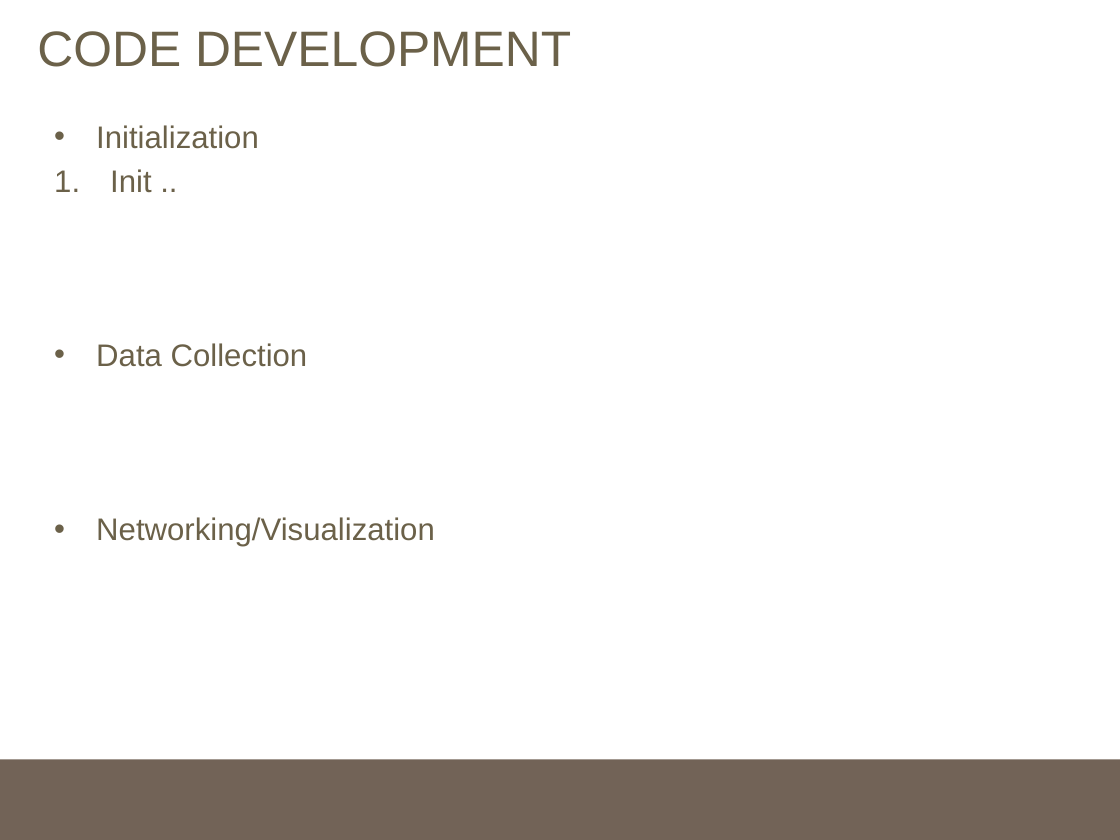
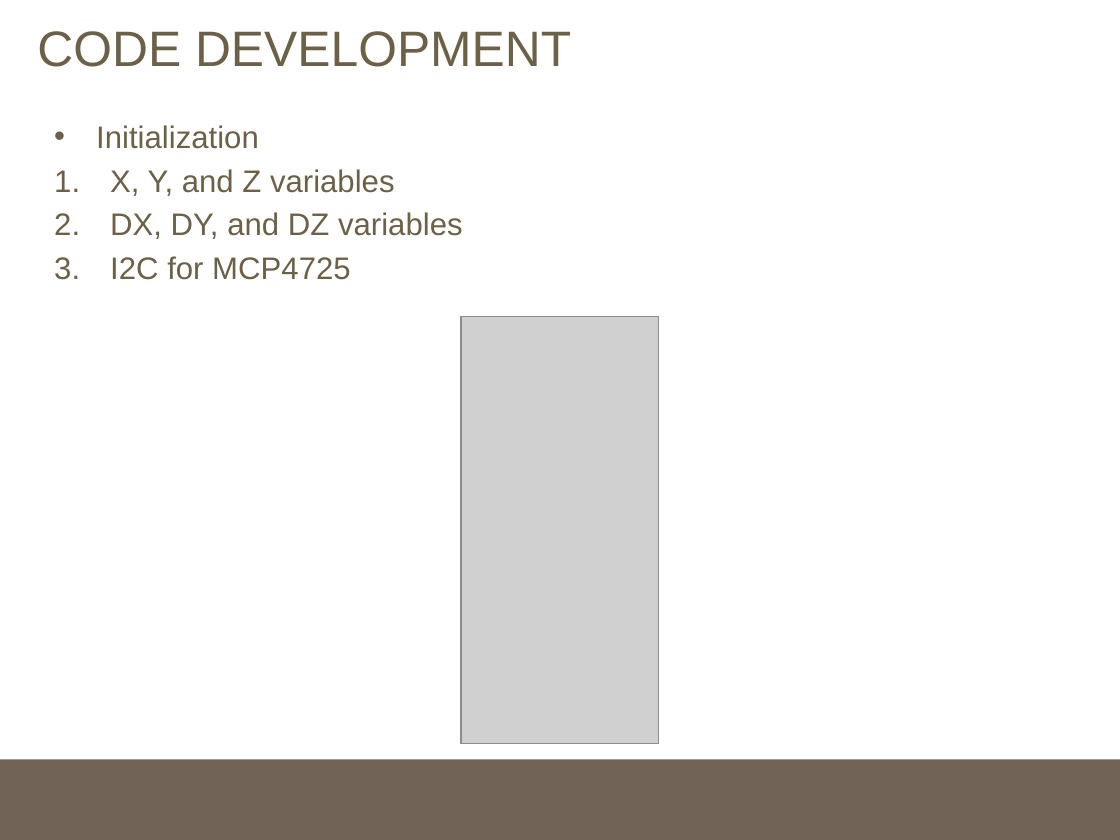
Before and after one commit to AkagiCoder/Micro-DA, a slide deck: slide 5 of Final-Design/Lorenz_Powerpoint.pptx. Drawn at 1120x840 pixels with LibreOffice and Linux fonts; fonts in the diff are those of the drawing; grey boxes stand for pictures. Boxes give left, top, right and bottom in pixels: in the first picture for what was removed or moved away, otherwise in the second. Text is boxed around its words. In the diff, an @@ line names an element or a change of style, - is before the commit and + after.

```diff
--- a/Final-Design/Lorenz_Powerpoint.pptx
+++ b/Final-Design/Lorenz_Powerpoint.pptx
@@ text at <box>110,169,463,280</box>: text changed @@
-1. Init ..
-• Data Collection
-• Networking/Visualization
+1. X, Y, and Z variables
+2. DX, DY, and DZ variables
+3. I2C for MCP4725
@@ picture added at <box>461,317,660,744</box> @@
```
Also in this commit, not shown: 2 other slides changed, 1 slide added, 2 slides removed, 3 other files.
